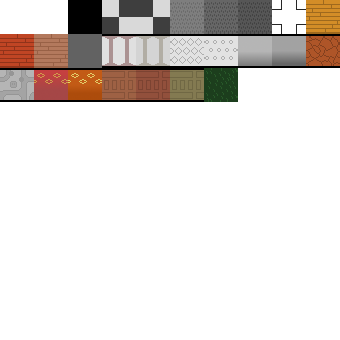
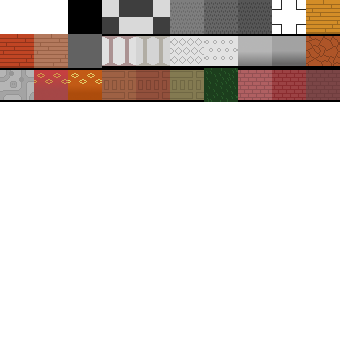
Two versions of the same layered image (340×340). Layer-by-layer changes:
painted on "Background" over bbox(238, 68, 340, 102)
